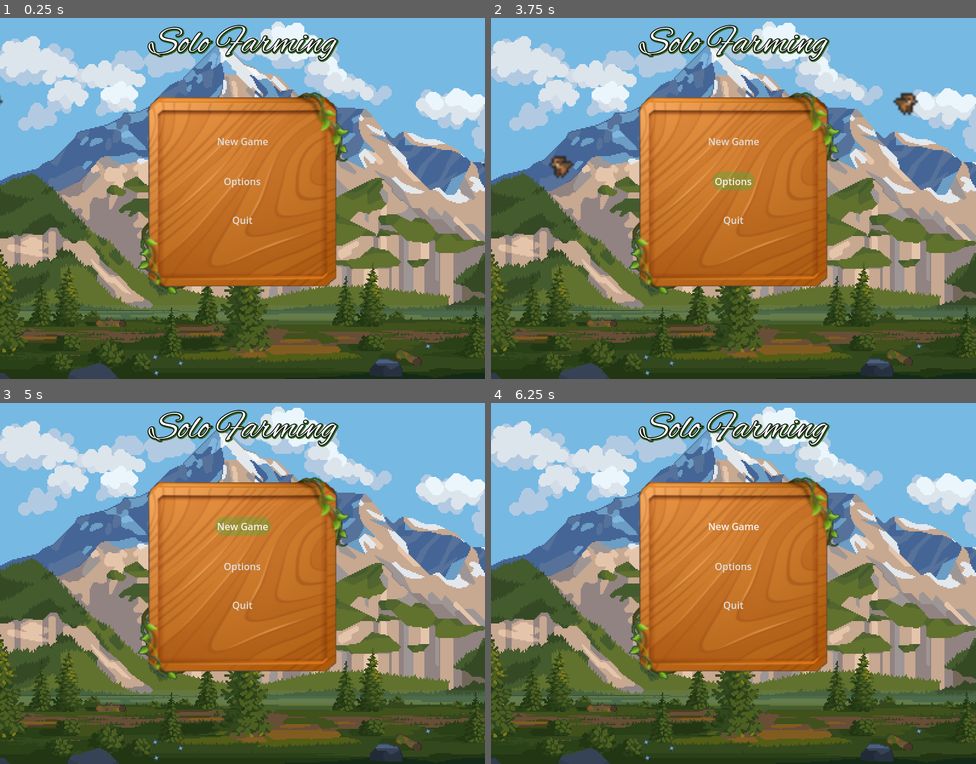
Above: before the commit, frames 1-4 (two rows, left to right).
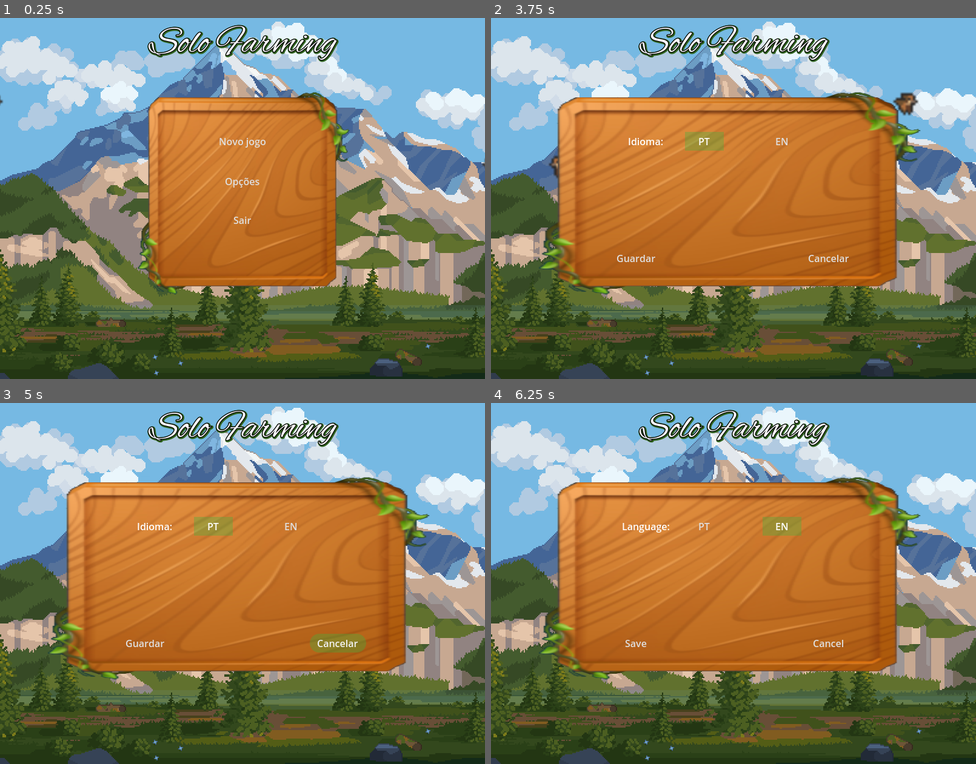
Above: after the commit, the same moments.

Repository: Segredo12/SoloFarmer
Game: Godot game, scene res://scenes/main_menu/main_menu.tscn
Two runs of this game, one before a commit and one after it. Both use one fixed random seed, a clock stepped at 60 frames per second and the inputs below. Sound files missing from this copy of the repository are replaced by a short silence.
Inputs (mouse positions are in pixels of both pictures, inside the frame that each line leads up to):
- Up to frame 1 (0.25 s): no input
- Up to frame 2 (3.75 s): click "Options" (after the commit: "Opções") at 0.5 s; click (636, 259) at 1.25 s, where only the run after the commit has a clickable "Guardar"; click "New Game" (after the commit: "Novo jogo") at 2 s; click "New Game" (after the commit: "Novo jogo") at 2.75 s; click "Options" (after the commit: "Opções") at 3.5 s
- Up to frame 3 (5 s): click "New Game" (after the commit: "Cancelar") at 4.25 s
- Up to frame 4 (6.25 s): click (704, 525) at 5 s, where only the run after the commit has a clickable "PT"; click (782, 525) at 5.75 s, where only the run after the commit has a clickable "EN"

The runs differ from the first frame. In frame 1, 0.3% of the frame differs, in the area x 44-56%, y 33-58%; in frame 2, 20%; in frame 3, 20%, in the area x 10-89%, y 20-77%; in frame 4, 19%.

Commit message:
Second Commit:
- Added background music;
- Added Option configuration (Container, language configs);
- Added a system to use language (English and Portuguese(main));

Diff:
--- a/scenes/main_menu/main_menu.tscn
+++ b/scenes/main_menu/main_menu.tscn
@@ -8,6 +8,7 @@
 [ext_resource type="Texture2D" uid="uid://ccao3uamoys4d" path="res://assets/birds/MiniBird_5.png" id="6_e4t1m"]
 [ext_resource type="Texture2D" uid="uid://bqdldtnrstr2x" path="res://assets/birds/MiniBird_6.png" id="7_ih160"]
 [ext_resource type="Texture2D" uid="uid://bfvg221wtl8b2" path="res://assets/birds/MiniBird_7.png" id="8_lk8qu"]
+[ext_resource type="AudioStream" uid="uid://bys8m55s11t2t" path="res://sound/ambience/Alan Špiljak - Silence the world.mp3" id="9_2yfjj"]
 
 [sub_resource type="LabelSettings" id="LabelSettings_bgt8s"]
 font = ExtResource("1_hlcpj")
@@ -60,6 +61,12 @@
 offset_bottom = 600.0
 script = ExtResource("1_wwb02")
 
+[node name="backgroud" type="Sprite2D" parent="."]
+z_index = -1
+position = Vector2(408, 298)
+scale = Vector2(0.5, 0.5)
+texture = ExtResource("4_d5bbt")
+
 [node name="game_title" type="Label" parent="."]
 z_index = 1
 layout_mode = 1
@@ -159,11 +166,118 @@
 theme_override_styles/focus = SubResource("StyleBoxFlat_oh33w")
 text = "Quit"
 
-[node name="backgroud" type="Sprite2D" parent="."]
-z_index = -1
-position = Vector2(408, 298)
-scale = Vector2(0.5, 0.5)
-texture = ExtResource("4_d5bbt")
+[node name="options_container" type="Control" parent="."]
+z_index = 1
+layout_mode = 1
+anchors_preset = 8
+anchor_left = 0.5
+anchor_top = 0.5
+anchor_right = 0.5
+anchor_bottom = 0.5
+offset_left = -313.0
+offset_top = -170.0
+offset_right = 288.0
+offset_bottom = 170.0
+grow_horizontal = 2
+grow_vertical = 2
+
+[node name="background_sprite" type="Sprite2D" parent="options_container"]
+position = Vector2(304, 163.5)
+scale = Vector2(2.576, 0.8425)
+texture = ExtResource("1_tqnjs")
+
+[node name="save_options_btn" type="Button" parent="options_container"]
+layout_mode = 1
+anchors_preset = 7
+anchor_left = 0.5
+anchor_top = 1.0
+anchor_right = 0.5
+anchor_bottom = 1.0
+offset_left = -194.5
+offset_top = -85.0
+offset_right = -101.5
+offset_bottom = -54.0
+grow_horizontal = 2
+grow_vertical = 0
+size_flags_horizontal = 4
+size_flags_vertical = 4
+theme_override_styles/normal = SubResource("StyleBoxFlat_ny0tq")
+theme_override_styles/hover = SubResource("StyleBoxFlat_pxk7s")
+theme_override_styles/pressed = SubResource("StyleBoxFlat_6v7vh")
+theme_override_styles/focus = SubResource("StyleBoxFlat_oh33w")
+text = "Save"
+
+[node name="cancel_options_btn" type="Button" parent="options_container"]
+layout_mode = 1
+anchors_preset = 5
+anchor_left = 0.5
+anchor_right = 0.5
+offset_left = 123.5
+offset_top = 255.0
+offset_right = 216.5
+offset_bottom = 286.0
+grow_horizontal = 2
+size_flags_horizontal = 4
+size_flags_vertical = 4
+theme_override_styles/normal = SubResource("StyleBoxFlat_ny0tq")
+theme_override_styles/hover = SubResource("StyleBoxFlat_pxk7s")
+theme_override_styles/pressed = SubResource("StyleBoxFlat_6v7vh")
+theme_override_styles/focus = SubResource("StyleBoxFlat_oh33w")
+text = "Cancel"
+
+[node name="pt_option_lang_btn" type="Button" parent="options_container"]
+layout_mode = 1
+anchors_preset = 7
+anchor_left = 0.5
+anchor_top = 1.0
+anchor_right = 0.5
+anchor_bottom = 1.0
+offset_left = -67.5
+offset_top = -278.0
+offset_right = -3.5
+offset_bottom = -247.0
+grow_horizontal = 2
+grow_vertical = 0
+size_flags_horizontal = 4
+size_flags_vertical = 4
+theme_override_styles/normal = SubResource("StyleBoxFlat_ny0tq")
+theme_override_styles/hover = SubResource("StyleBoxFlat_pxk7s")
+theme_override_styles/pressed = SubResource("StyleBoxFlat_6v7vh")
+theme_override_styles/focus = SubResource("StyleBoxFlat_oh33w")
+toggle_mode = true
+text = "PT"
+
+[node name="en_option_lang_btn" type="Button" parent="options_container"]
+layout_mode = 1
+anchors_preset = 7
+anchor_left = 0.5
+anchor_top = 1.0
+anchor_right = 0.5
+anchor_bottom = 1.0
+offset_left = 60.5
+offset_top = -278.0
+offset_right = 124.5
+offset_bottom = -247.0
+grow_horizontal = 2
+grow_vertical = 0
+size_flags_horizontal = 4
+size_flags_vertical = 4
+theme_override_styles/normal = SubResource("StyleBoxFlat_ny0tq")
+theme_override_styles/hover = SubResource("StyleBoxFlat_pxk7s")
+theme_override_styles/pressed = SubResource("StyleBoxFlat_6v7vh")
+theme_override_styles/focus = SubResource("StyleBoxFlat_oh33w")
+toggle_mode = true
+text = "EN"
+
+[node name="language_label" type="Label" parent="options_container"]
+layout_mode = 0
+offset_left = 105.0
+offset_top = 62.0
+offset_right = 233.0
+offset_bottom = 94.0
+text = "Language:"
+horizontal_alignment = 1
+vertical_alignment = 1
 
 [node name="bird01" type="AnimatedSprite2D" parent="."]
 position = Vector2(-56, 136)
@@ -186,7 +300,39 @@
 wait_time = 0.05
 autostart = true
 
+[node name="bird_spawn_timer_01" type="Timer" parent="."]
+wait_time = 15.0
+autostart = true
+
+[node name="bird_spawn_timer_02" type="Timer" parent="."]
+wait_time = 15.0
+autostart = true
+
+[node name="spawn_bird01" type="Marker2D" parent="."]
+position = Vector2(-59, 140)
+
+[node name="spawn_bird02" type="Marker2D" parent="."]
+position = Vector2(857, 245)
+
+[node name="background_sound" type="AudioStreamPlayer" parent="."]
+stream = ExtResource("9_2yfjj")
+autoplay = true
+
 [connection signal="pressed" from="buttons_container/new_game_btn" to="." method="_on_new_game_btn_pressed"]
 [connection signal="pressed" from="buttons_container/option_btn" to="." method="_on_option_btn_pressed"]
 [connection signal="pressed" from="buttons_container/quit_game_btn" to="." method="_on_quit_game_btn_pressed"]
+[connection signal="pressed" from="options_container/save_options_btn" to="." method="_on_new_game_btn_pressed"]
+[connection signal="pressed" from="options_container/save_options_btn" to="." method="_on_save_options_btn_pressed"]
+[connection signal="pressed" from="options_container/cancel_options_btn" to="." method="_on_new_game_btn_pressed"]
+[connection signal="pressed" from="options_container/pt_option_lang_btn" to="." method="_on_new_game_btn_pressed"]
+[connection signal="ready" from="options_container/pt_option_lang_btn" to="." method="_on_pt_option_lang_btn_ready"]
+[connection signal="toggled" from="options_container/pt_option_lang_btn" to="." method="_on_pt_option_lang_btn_toggled"]
+[connection signal="pressed" from="options_container/en_option_lang_btn" to="." method="_on_new_game_btn_pressed"]
+[connection signal="ready" from="options_container/en_option_lang_btn" to="." method="_on_en_option_lang_btn_ready"]
+[connection signal="toggled" from="options_container/en_option_lang_btn" to="." method="_on_en_option_lang_btn_toggled"]
 [connection signal="timeout" from="bird_timer" to="." method="_on_bird_timer_timeout"]
+[connection signal="timeout" from="bird_spawn_timer_01" to="." method="_on_bird_timer_timeout"]
+[connection signal="timeout" from="bird_spawn_timer_01" to="." method="_on_bird_spawn_timer_01_timeout"]
+[connection signal="timeout" from="bird_spawn_timer_02" to="." method="_on_bird_spawn_timer_02_timeout"]
+[connection signal="timeout" from="bird_spawn_timer_02" to="." method="_on_bird_timer_timeout"]
+[connection signal="finished" from="background_sound" to="." method="_on_background_sound_finished"]
--- a/scenes/main_menu/script/main_menu_script.gd
+++ b/scenes/main_menu/script/main_menu_script.gd
@@ -1,16 +1,49 @@
 extends Node
 
 # Variables:
+var game_lang = "PT";
+var isLangChanged = false;
 
 # Called when the node enters the scene tree for the first time.
 func _ready():
-	$bird01.play(); # Starts Bird animation
-	$bird02.play();
+	# Hides Options_container:
+	$options_container.hide();
+	# Starts Background animation:
+	$bird01.play(); # Starts Bird01 animation;
+	$bird02.play(); # Starts Bird02 animation;
+	# Now we start the Labels using game_lang variable:
+	buttons_container_translation();
+	options_container_translation();
+
 
 # Called every frame. 'delta' is the elapsed time since the previous frame.
 func _process(delta):
-	pass;
+	if isLangChanged:
+		# Language was changed on configuration:
+		buttons_container_translation();
+		options_container_translation();
+		isLangChanged = false;
 
+# Translations:
+func buttons_container_translation():
+	if game_lang == "PT":
+		$buttons_container/new_game_btn.text = "Novo jogo";
+		$buttons_container/option_btn.text = "Opções";
+		$buttons_container/quit_game_btn.text = "Sair";
+	elif game_lang == "EN":
+		$buttons_container/new_game_btn.text = "New Game";
+		$buttons_container/option_btn.text = "Options";
+		$buttons_container/quit_game_btn.text = "Quit";
+# Translations:
+func options_container_translation():
+	if game_lang == "PT":
+		$options_container/language_label.text = "Idioma:";
+		$options_container/save_options_btn.text = "Guardar";
+		$options_container/cancel_options_btn.text = "Cancelar";
+	elif game_lang == "EN":
+		$options_container/language_label.text = "Language:";
+		$options_container/save_options_btn.text = "Save";
+		$options_container/cancel_options_btn.text = "Cancel";
 
 func _on_quit_game_btn_pressed():
 	# Game is going to quit.
@@ -19,7 +52,10 @@
 
 
 func _on_option_btn_pressed():
-	pass # Function that goes to option menu;
+	# Need to hide buttons_container:
+	$buttons_container.hide();
+	# Need to show options_container:
+	$options_container.show();
 
 
 func _on_new_game_btn_pressed():
@@ -31,7 +67,67 @@
 		$bird01.position.x += 10;
 	if $bird02.is_playing():
 		$bird02.position.x -= 10;
-	#if $bird.position.x > 810:
+	if $bird01.position.x > 810:
 		# Goes to start position;
-	#if $bird02.position.x < -10:
+		$bird01.position = $spawn_bird01.position;
+		$bird01.stop();
+		$bird_spawn_timer_01.start();
+	if $bird02.position.x < -10:
 		# Goes to start position;
+		$bird02.position = $spawn_bird02.position;
+		$bird02.stop();
+		$bird_spawn_timer_02.start();
+
+
+# Spawn Timer for Bird01;
+func _on_bird_spawn_timer_01_timeout():
+	if !$bird01.is_playing():
+		$bird01.play();
+		$bird_spawn_timer_01.stop();
+
+# Spawn Timer for Bird02;
+func _on_bird_spawn_timer_02_timeout():
+	if !$bird02.is_playing():
+		$bird02.play();
+		$bird_spawn_timer_02.stop();
+
+func _on_background_sound_finished():
+	# Starts Background sound again:
+	$background_sound.play(0.0);
+
+
+func _on_pt_option_lang_btn_toggled(isToggled):
+	if isToggled: # Case we're toggling it we remove toggle from EN;
+		$options_container/en_option_lang_btn.button_pressed = false;
+		game_lang = "PT";
+		isLangChanged = true;
+	if !isToggled: # Case we're removing toggle we need to check if EN is toggled;
+		if !$options_container/en_option_lang_btn.button_pressed: # If EN is not toggled we continue with PT toggled;
+			$options_container/pt_option_lang_btn.button_pressed = true;
+
+
+func _on_en_option_lang_btn_toggled(isToggled):
+	if isToggled: # Case we're toggling it we remove toggle from PT;
+		$options_container/pt_option_lang_btn.button_pressed = false;
+		game_lang = "EN";
+		isLangChanged = true;
+	if !isToggled: # Case we're removing toggle we need to check if PT is toggled;
+		if !$options_container/pt_option_lang_btn.button_pressed: # If PT is not toggled we continue with EN toggled;
+			$options_container/en_option_lang_btn.button_pressed = true;
+
+# this function will check if game_lang is PT:
+func _on_pt_option_lang_btn_ready():
+	if game_lang == "PT":
+		$options_container/pt_option_lang_btn.button_pressed = true;
+
+# this function will check if game_lang is EN:
+func _on_en_option_lang_btn_ready():
+	if game_lang == "EN":
+		$options_container/en_option_lang_btn.button_pressed = true;
+
+# Option was saved:
+func _on_save_options_btn_pressed():
+	# Hides options_container:
+	$options_container.hide();
+	# Shows buttons_container:
+	$buttons_container.show();
Not shown: 1 places in scenes/main_menu/main_menu.tscn that only renumber resources
Not shown, added: sound/ambience/Alan Špiljak - Silence the world.mp3.import
Not shown, added: sound/ambience/Soularflair - Epochelliptic - end cue, backmasked (terrifying, fear, tension, unease, building, dark ambient).mp3.import
Not shown, added: .gitignore
Not shown, added: sound/ambience/Alan Špiljak - Silence the world.mp3
Not shown, added: sound/ambience/Soularflair - Epochelliptic - end cue, backmasked (terrifying, fear, tension, unease, building, dark ambient).mp3
